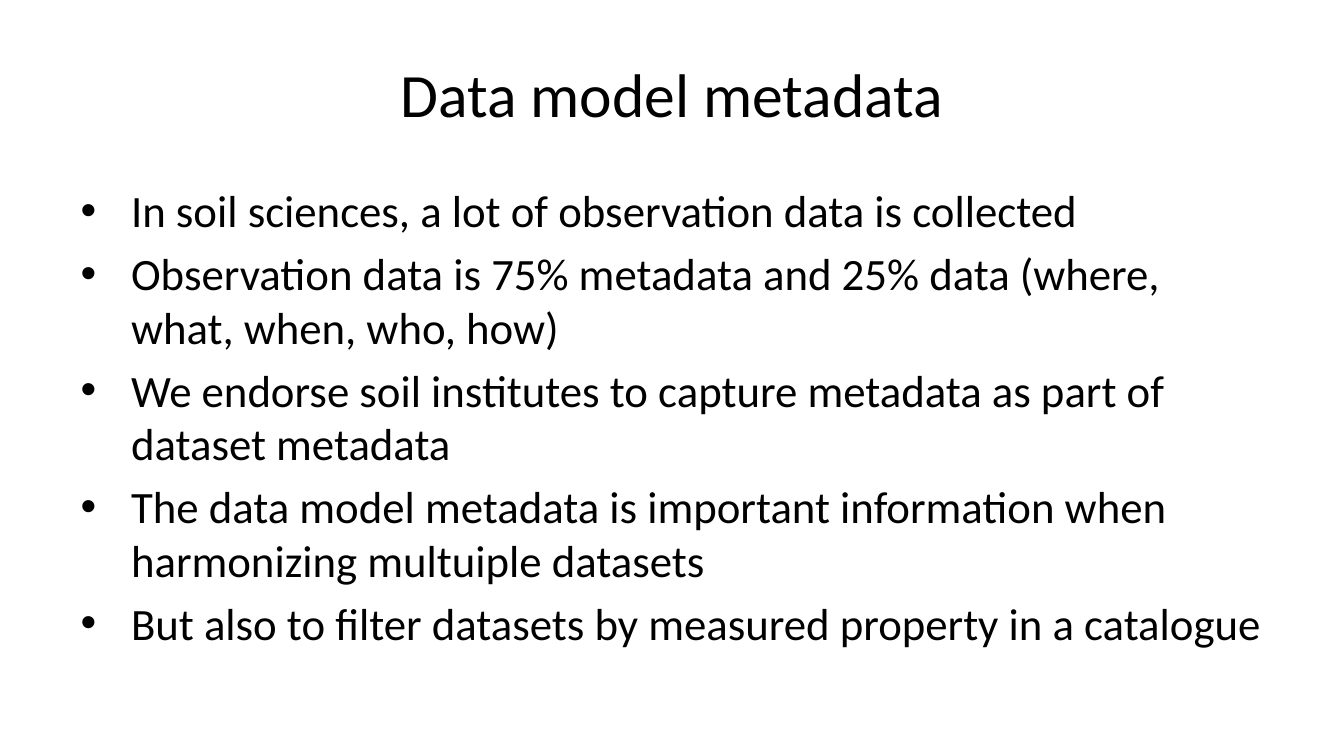
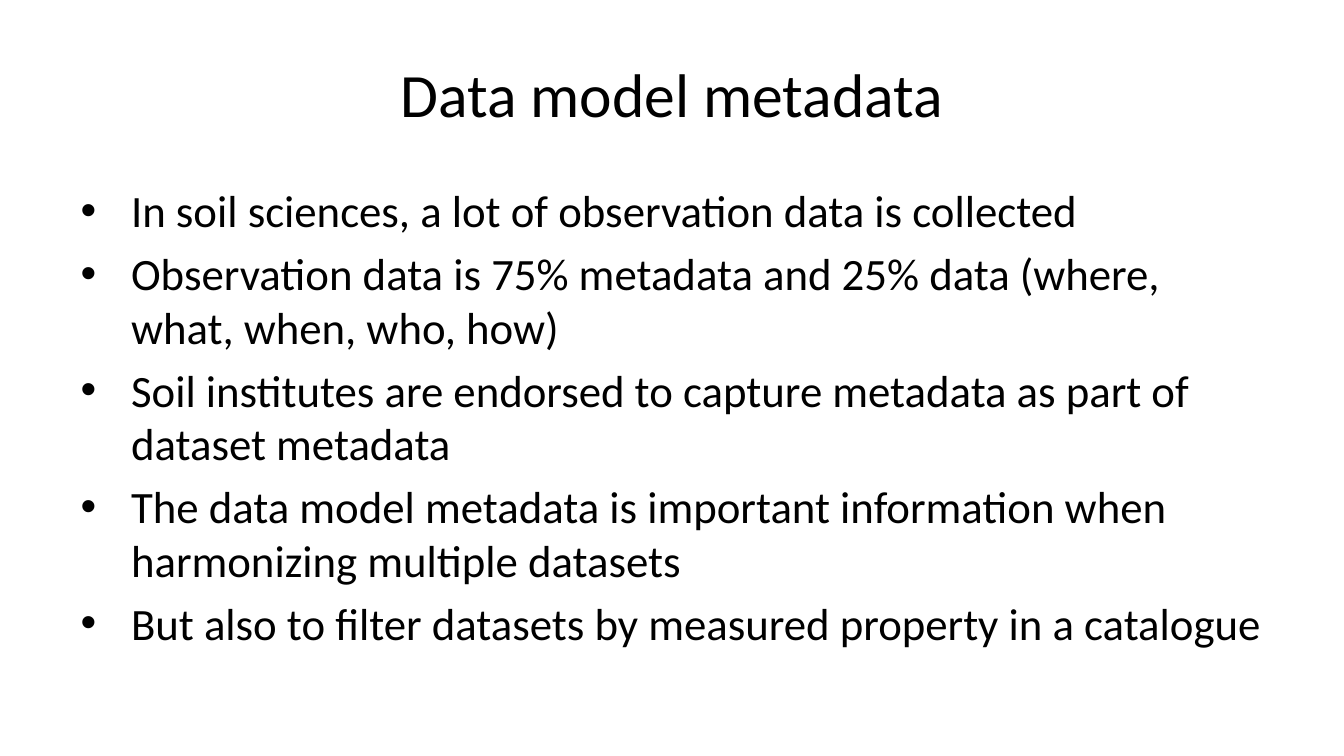
Before and after one commit to pvgenuchten/slides, a slide deck: slide 12 of slides/2026-metadataatisric.pptx (slide 11 before the commit). Drawn at 1344x756 pixels with LibreOffice and Linux fonts; fonts in the diff are those of the drawing. Boxes give left, top, right and bottom in pixels: in the first picture for what was removed or moved away, otherwise in the second. Text is boxed around its words. In the diff, an @@ line names an element or a change of style, - is before the commit and + after.

```diff
--- a/slides/2026-metadataatisric.pptx
+++ b/slides/2026-metadataatisric.pptx
@@ text at bbox=[131, 376, 1188, 585]: text changed @@
-• We endorse soil institutes to capture metadata as part of dataset metadata
-• The data model metadata is important information when harmonizing multuiple datasets
+• Soil institutes are endorsed to capture metadata as part of dataset metadata
+• The data model metadata is important information when harmonizing multiple datasets
```
Also in this commit, not shown: 3 other slides changed, 1 slide added, 12 other files.
